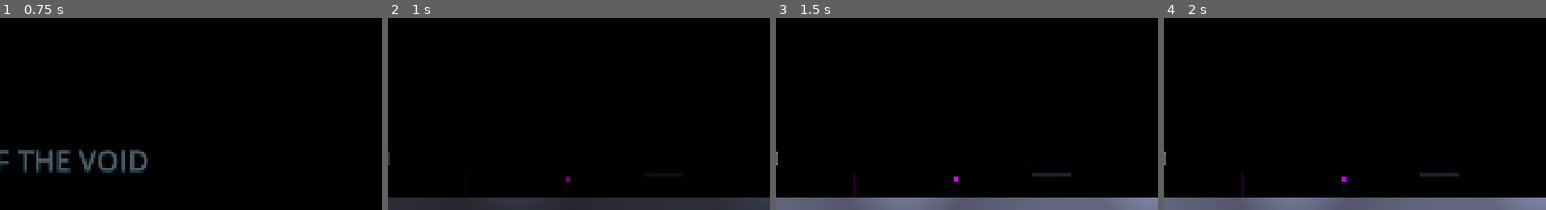
Above: before the commit, frames 1-4 (left to right).
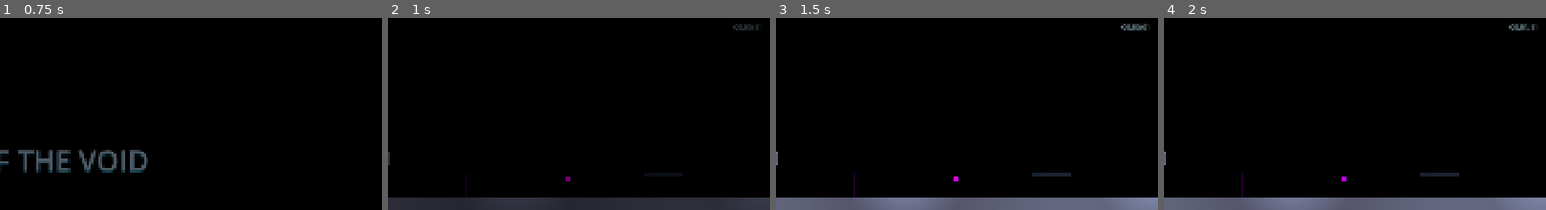
Above: after the commit, the same moments.

Repository: MasuRii/echoes-of-the-void
Game: Godot game, scene res://scenes/ui/main_menu.tscn
The game is run twice, just before and just after one commit, with the same random seed, the same clock (stepped at 60 frames per second) and the same inputs. Sound files missing from this copy of the repository are replaced by a short silence.
Inputs (mouse positions are % of the whole screen's width and height, from its top left):
- Up to frame 1 (0.75 s): click "New Game" at 0.5 s
- Up to frame 2 (1 s): no input
- Up to frame 3 (1.5 s): tap Enter (ui_accept) at 1.25 s; move the mouse to (72, 49) at 1.27 s; hold D (move_right) from 1.28 s (still down); tap 1 at 1.35 s
- Up to frame 4 (2 s): keep holding D (move_right); tap Space (jump) at 1.52 s
The pictures show only the part of the screen within x 50-100%, y 0-50%; the shares and areas given below are measured in that part.

Frame 1 is identical in both runs. In frame 2, 0.2% of the frame differs, in the area x 90-97%, y 2-7%; in frame 3, 0.2%, in the area x 90-98%, y 2-7%; in frame 4, 0.2%.
Error in both runs: Trying to assign value of type 'Control' to a variable of type 'ColorRect'. (res://scenes/levels/level_base.gd:274)

Commit message:
Add speedrun timer to HUD and level complete screen (Phase 18)
- Added timer state tracking to hud.gd (_level_time, _timer_running)
- Timer updates every frame in _process() with MM:SS.ms format
- Added TimerLabel node to hud.tscn (top-right, subtle color)
- Timer control methods: get_level_time(), stop_timer(), start_timer(), reset_timer()
- Modified level_base.gd to stop timer and pass time to level complete screen
- Added set_completion_time() method to level_complete.gd
- Added TimeLabel node to level_complete.tscn for completion time display
- Updated plan.md: marked timer tasks complete, added Phase 18 section
- Updated status header to reflect Phase 18 complete

Provides speedrunners with accurate timing for level completion.

Diff:
--- a/scenes/levels/level_base.gd
+++ b/scenes/levels/level_base.gd
@@ -492,6 +492,13 @@
 
 func _complete_level() -> void:
 	"""Handle level completion. Show level complete screen and play victory music."""
+	# Stop the HUD timer and get final time
+	var completion_time: float = 0.0
+	if _hud and _hud.has_method("stop_timer"):
+		_hud.stop_timer()
+	if _hud and _hud.has_method("get_level_time"):
+		completion_time = _hud.get_level_time()
+
 	# Save progress to SaveManager
 	_save_level_progress()
 
@@ -501,6 +508,11 @@
 	# Show level complete screen
 	var level_complete_scene: PackedScene = preload("res://scenes/ui/level_complete.tscn")
 	var level_complete: Control = level_complete_scene.instantiate()
+
+	# Pass completion time to the level complete screen
+	if level_complete.has_method("set_completion_time"):
+		level_complete.set_completion_time(completion_time)
+
 	add_child(level_complete)
 
 
--- a/scenes/ui/hud.gd
+++ b/scenes/ui/hud.gd
@@ -16,6 +16,7 @@
 @onready var shard_label: Label = $MarginContainer/VBoxContainer/ShardContainer/ShardLabel
 @onready var crystal_container: HBoxContainer = $MarginContainer/VBoxContainer/CrystalContainer
 @onready var crystal_slots: Array[TextureRect] = []
+@onready var timer_label: Label = $MarginContainer/TimerLabel
 
 # State tracking
 var _fade_timer: float = 0.0
@@ -25,6 +26,10 @@
 var _collected_crystals: int = 0
 var _total_crystals: int = 3
 
+# Speedrun timer state
+var _level_time: float = 0.0
+var _timer_running: bool = false
+
 # Cached autoload references
 var _events: Node = null
 var _game_manager: Node = null
@@ -44,6 +49,11 @@
 	# Initialize display
 	_update_shard_display()
 	_update_crystal_display()
+	_update_timer_display()
+
+	# Start the speedrun timer
+	_timer_running = true
+	_level_time = 0.0
 
 	# Start fully visible
 	if hud_container:
@@ -52,6 +62,11 @@
 
 
 func _process(delta: float) -> void:
+	# Update speedrun timer
+	if _timer_running:
+		_level_time += delta
+		_update_timer_display()
+
 	# Handle fade to idle state
 	if _fade_timer > 0:
 		_fade_timer -= delta
@@ -118,6 +133,12 @@
 				slot.modulate = Color(0.3, 0.3, 0.3, 0.5)
 
 
+func _update_timer_display() -> void:
+	"""Update the speedrun timer text."""
+	if timer_label:
+		timer_label.text = _format_time(_level_time)
+
+
 func _show_hud() -> void:
 	"""Make HUD fully visible and reset fade timer."""
 	_fade_timer = FADE_DELAY
@@ -149,8 +170,11 @@
 	_current_shards = 0
 	_total_shards = 0
 	_collected_crystals = 0
+	_level_time = 0.0
+	_timer_running = true
 	_update_shard_display()
 	_update_crystal_display()
+	_update_timer_display()
 	_show_hud()
 
 
@@ -159,3 +183,33 @@
 	_current_shards = current
 	_total_shards = total
 	_update_shard_display()
+
+
+## Format time in seconds to MM:SS.ms format for speedrun display.
+func _format_time(time_seconds: float) -> String:
+	var minutes: int = int(time_seconds) / 60
+	var seconds: int = int(time_seconds) % 60
+	var milliseconds: int = int((time_seconds - int(time_seconds)) * 100)
+	return "%02d:%02d.%02d" % [minutes, seconds, milliseconds]
+
+
+## Get the current level time in seconds.
+func get_level_time() -> float:
+	return _level_time
+
+
+## Stop the timer (called when level completes).
+func stop_timer() -> void:
+	_timer_running = false
+
+
+## Start or resume the timer.
+func start_timer() -> void:
+	_timer_running = true
+
+
+## Reset the timer to zero.
+func reset_timer() -> void:
+	_level_time = 0.0
+	_timer_running = true
+	_update_timer_display()
--- a/scenes/ui/hud.tscn
+++ b/scenes/ui/hud.tscn
@@ -67,3 +67,16 @@
 modulate = Color(0.3, 0.3, 0.3, 0.5)
 size_flags_vertical = 4
 stretch_mode = 5
+
+[node name="TimerLabel" type="Label" parent="MarginContainer"]
+layout_mode = 2
+size_flags_horizontal = 8
+size_flags_vertical = 0
+theme_override_colors/font_color = Color(0.7, 0.85, 0.9, 0.8)
+theme_override_colors/font_shadow_color = Color(0, 0, 0, 0.6)
+theme_override_constants/shadow_offset_x = 1
+theme_override_constants/shadow_offset_y = 1
+theme_override_font_sizes/font_size = 18
+text = "00:00.00"
+horizontal_alignment = 2
+vertical_alignment = 0
--- a/scenes/ui/level_complete.gd
+++ b/scenes/ui/level_complete.gd
@@ -19,11 +19,13 @@
 var _total_shards: int = 0
 var _crystals_collected: int = 0
 var _total_crystals: int = 3
+var _completion_time: float = 0.0
 
 # Node references
 @onready var header_label: Label = $PanelContainer/VBoxContainer/HeaderLabel
 @onready var shards_label: Label = $PanelContainer/VBoxContainer/StatsContainer/ShardsLabel
 @onready var crystals_label: Label = $PanelContainer/VBoxContainer/StatsContainer/CrystalsLabel
+@onready var time_label: Label = $PanelContainer/VBoxContainer/StatsContainer/TimeLabel
 @onready var crystal_indicators: HBoxContainer = $PanelContainer/VBoxContainer/StatsContainer/CrystalIndicators
 @onready var next_level_button: Button = $PanelContainer/VBoxContainer/ButtonContainer/NextLevelButton
 @onready var replay_button: Button = $PanelContainer/VBoxContainer/ButtonContainer/ReplayButton
@@ -116,6 +118,10 @@
 	# Crystals
 	if crystals_label:
 		crystals_label.text = "Crystals: %d / %d" % [_crystals_collected, _total_crystals]
+
+	# Time
+	if time_label:
+		time_label.text = "Time: %s" % _format_time(_completion_time)
 
 	# Update crystal indicators
 	_update_crystal_indicators()
@@ -241,3 +247,18 @@
 
 	# Update button visibility
 	next_level_button.visible = not _next_level_path.is_empty()
+
+
+## Set the completion time for display.
+func set_completion_time(time_seconds: float) -> void:
+	_completion_time = time_seconds
+	if time_label:
+		time_label.text = "Time: %s" % _format_time(_completion_time)
+
+
+## Format time in seconds to MM:SS.ms format for speedrun display.
+func _format_time(time_seconds: float) -> String:
+	var minutes: int = int(time_seconds) / 60
+	var seconds: int = int(time_seconds) % 60
+	var milliseconds: int = int((time_seconds - int(time_seconds)) * 100)
+	return "%02d:%02d.%02d" % [minutes, seconds, milliseconds]
--- a/scenes/ui/level_complete.tscn
+++ b/scenes/ui/level_complete.tscn
@@ -88,6 +88,13 @@
 modulate = Color(0.3, 0.3, 0.3, 0.5)
 stretch_mode = 5
 
+[node name="TimeLabel" type="Label" parent="PanelContainer/VBoxContainer/StatsContainer"]
+layout_mode = 2
+theme_override_colors/font_color = Color(0.7, 0.85, 0.9, 1)
+theme_override_font_sizes/font_size = 24
+text = "Time: 00:00.00"
+horizontal_alignment = 1
+
 [node name="Spacer2" type="Control" parent="PanelContainer/VBoxContainer"]
 custom_minimum_size = Vector2(0, 20)
 layout_mode = 2
Not shown, changed: plan.md
